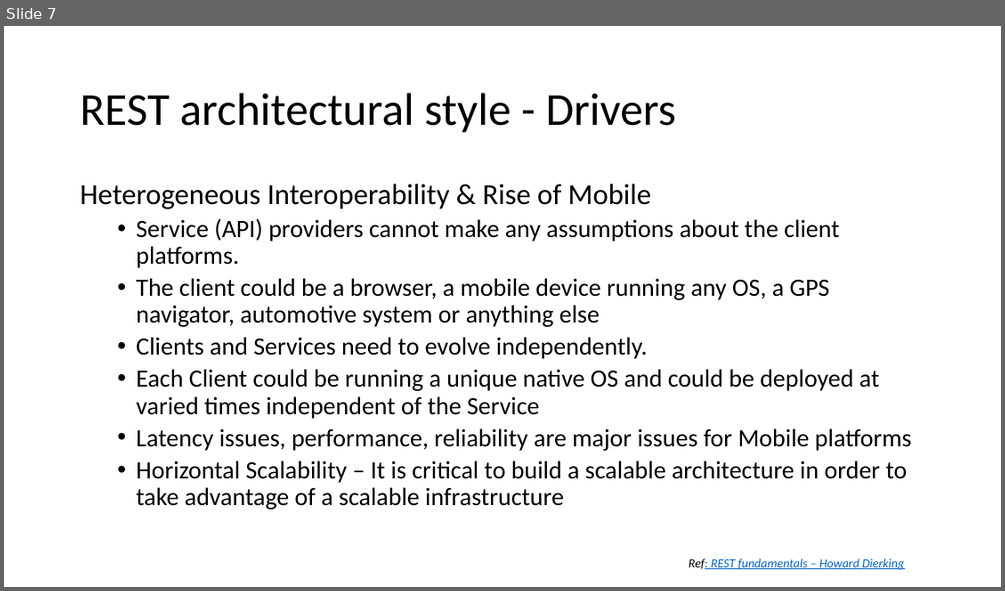
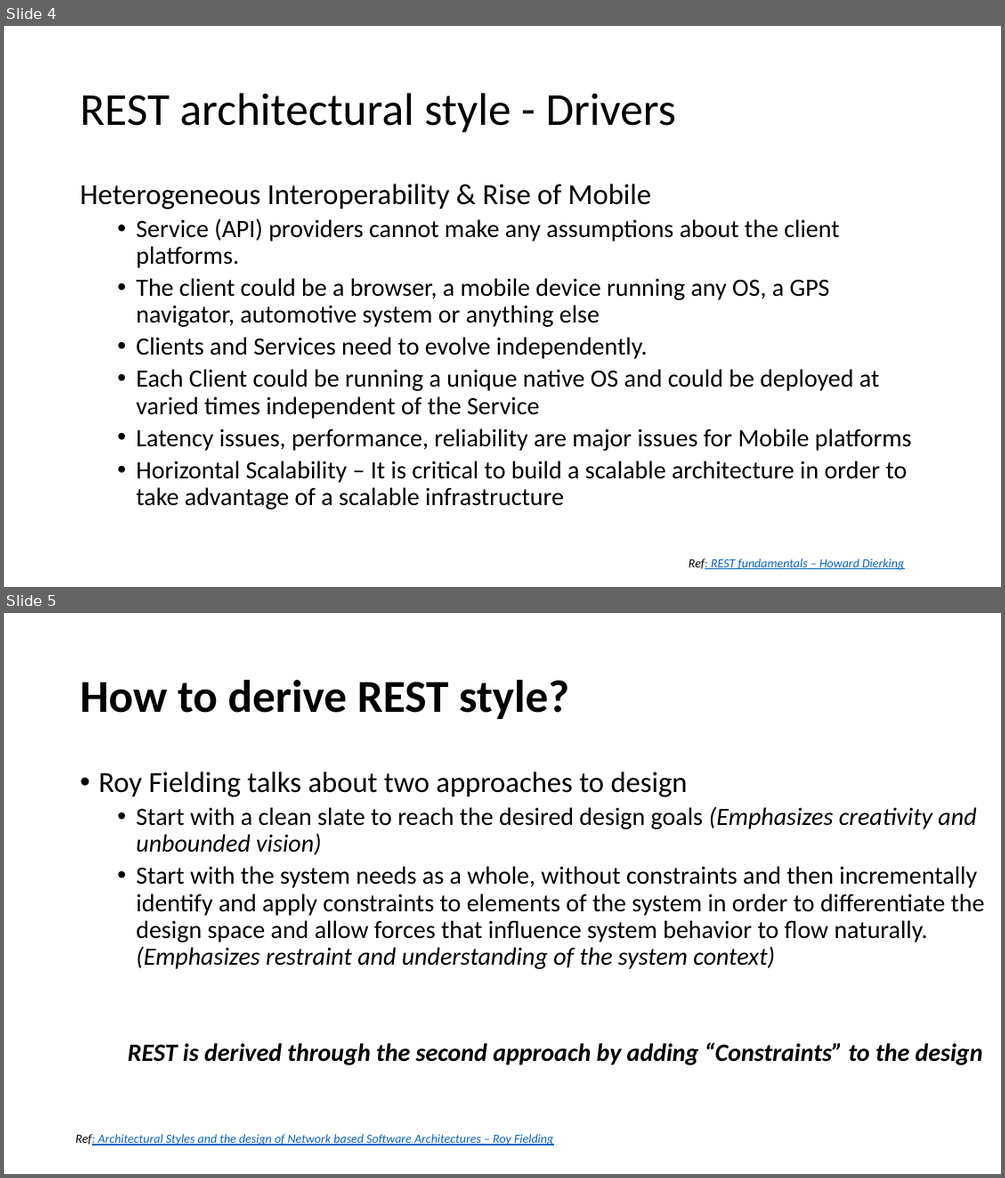
Before and after one commit to batchu/spring-boot-ujug, a slide deck: Spring Boot.pptx. Shown one above the other, each under a label of ours: slide 7 before the commit, slides 4 and 5 after it. The pictures are 1005x591 and 1005x1178 pixels, drawn with LibreOffice and Linux fonts; fonts in the diff are those of the drawing. Boxes give left, top, right and bottom in pixels: in the first picture for what was removed or moved away, otherwise in the second. Text is boxed around its words. In the diff, an @@ line names an element or a change of style, - is before the commit and + after.

Commit message:
Updated REST in PPT

```diff
--- a/Spring Boot.pptx
+++ b/Spring Boot.pptx
@@ slide 5 added at <box>4,613,1001,1174</box>, background #FFFFFF @@
@@ title added at <box>80,680,569,719</box>, 44 pt, text #000000, bold @@
+How to derive REST style?
@@ text added at <box>98,771,985,1065</box>, 24 pt, text #000000 @@
+• Roy Fielding talks about two approaches to design
+  • Start with a clean slate to reach the desired design goals (Emphasizes creativity and unbounded vision)
+  • Start with the system needs as a whole, without constraints and then incrementally identify and apply constraints to elements of the system in order to differentiate the design space and allow forces that influence system behavior to flow naturally. (Emphasizes restraint and understanding of the system context)
+  REST is derived through the second approach by adding “Constraints” to the design
@@ text added at <box>75,1134,553,1145</box>, 12 pt, text #0563C1, italic, underline @@
+Ref: Architectural Styles and the design of Network based Software Architectures – Roy Fielding
@@ what was slide 7 is now slide 4 @@
```
Also in this commit, not shown: 5 slides changed, 1 other slide added.
